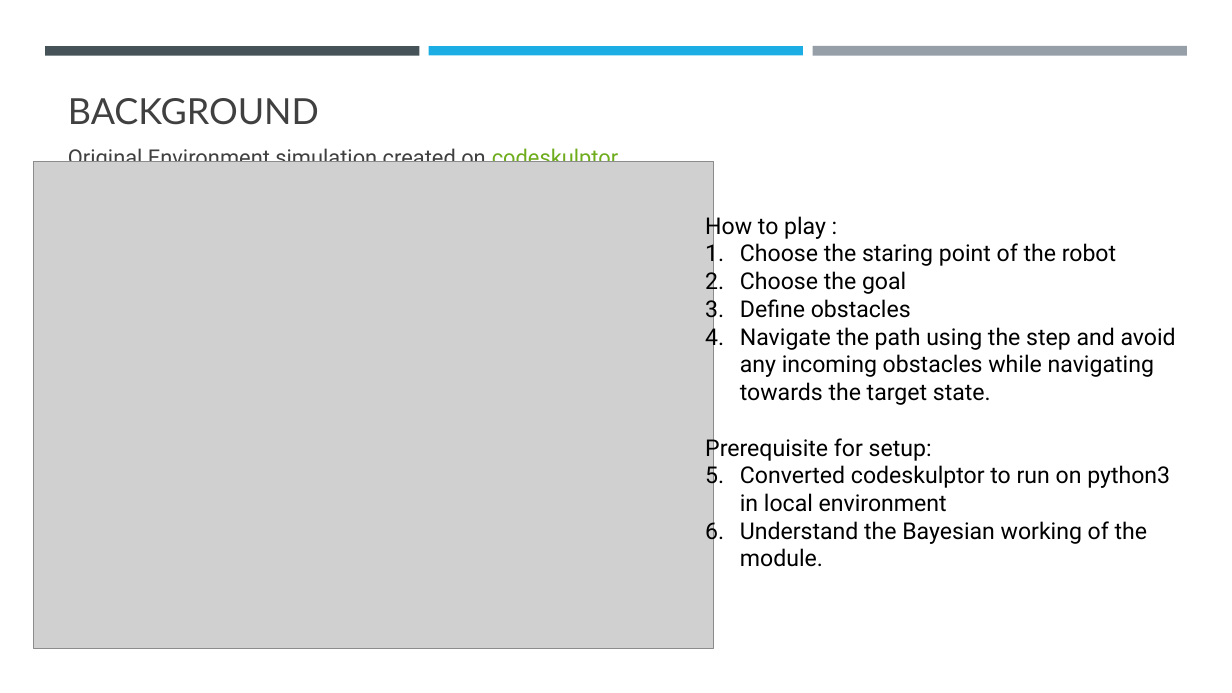
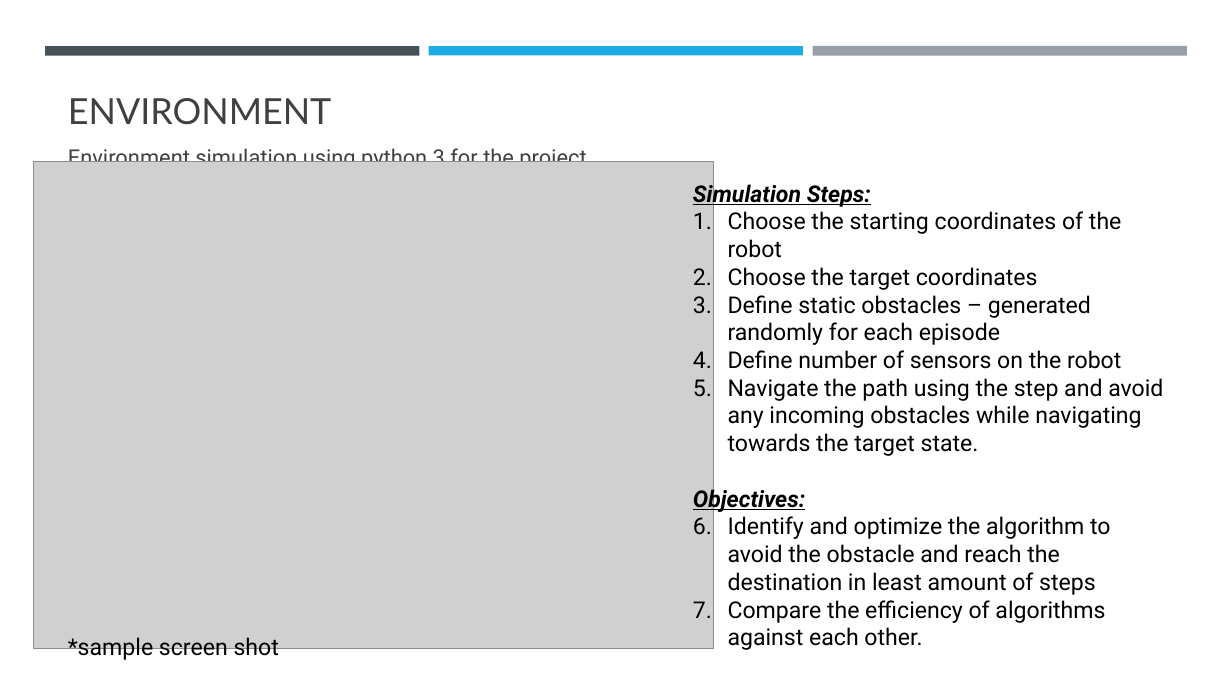
Before and after one commit to ravasconcelos/rl_obstacle_avoidance, a slide deck: slide 3 of notebook/Robot Obstacle avoidance with reinforcement learning.pptx. Drawn at 1232x693 pixels with LibreOffice and Linux fonts; fonts in the diff are those of the drawing; grey boxes stand for pictures. Boxes give left, top, right and bottom in pixels: in the first picture for what was removed or moved away, otherwise in the second. Text is boxed around its words. In the diff, an @@ line names an element or a change of style, - is before the commit and + after.

Commit message:
Updated the presentation slides

```diff
--- a/notebook/Robot Obstacle avoidance with reinforcement learning.pptx
+++ b/notebook/Robot Obstacle avoidance with reinforcement learning.pptx
@@ title at box(68, 98, 331, 125): text changed @@
-BACKGROUND
+ENVIRONMENT
@@ text at box(68, 144, 586, 162): text changed @@
-Original Environment simulation created on codeskulptor
+Environment simulation using python 3 for the project
@@ text "Simulation Steps:": place and size @@
-text "Simulation Steps:" at box(705, 213, 1176, 567)
+text "Simulation Steps:" at box(693, 181, 1163, 650)
@@ text at box(693, 181, 1121, 369): text changed @@
-How to play :
-1. Choose the staring point of the robot
-2. Choose the goal
-3. Define obstacles
+Simulation Steps:
+1. Choose the starting coordinates of the robot
+2. Choose the target coordinates
+3. Define static obstacles – generated randomly for each episode
+4. Define number of sensors on the robot
@@ text at box(693, 486, 1111, 650): text changed @@
-Prerequisite for setup:
-1. Converted codeskulptor to run on python3 in local environment
-2. Understand the Bayesian working of the module.
+Objectives:
+1. Identify and optimize the algorithm to avoid the obstacle and reach the destination in least amount of steps
+2. Compare the efficiency of algorithms against each other.
@@ text added at box(68, 637, 279, 660), 18 pt, text #000000 @@
+*sample screen shot
```
Also in this commit, not shown: 4 other slides changed, 3 slides added.
